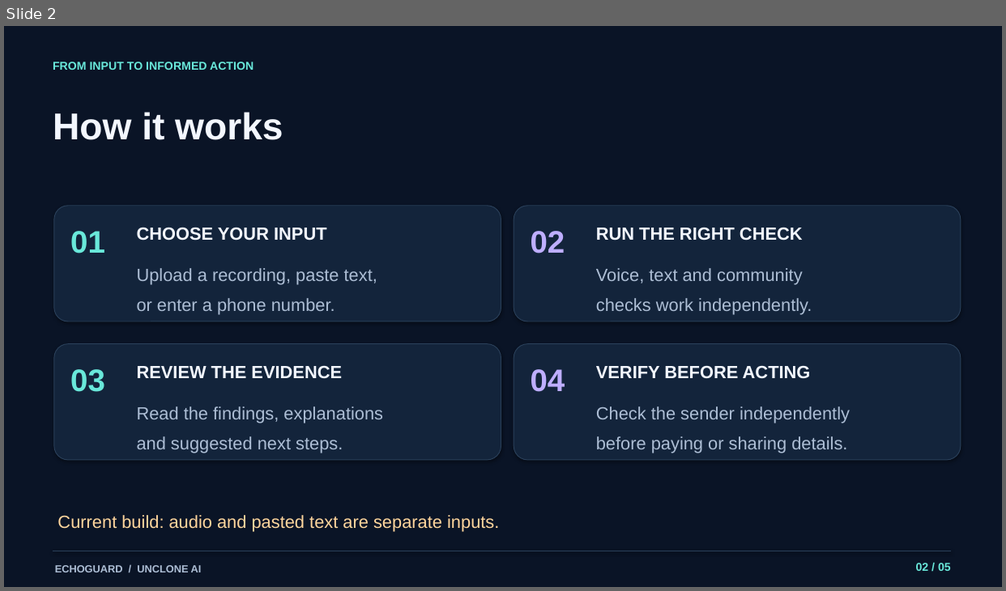
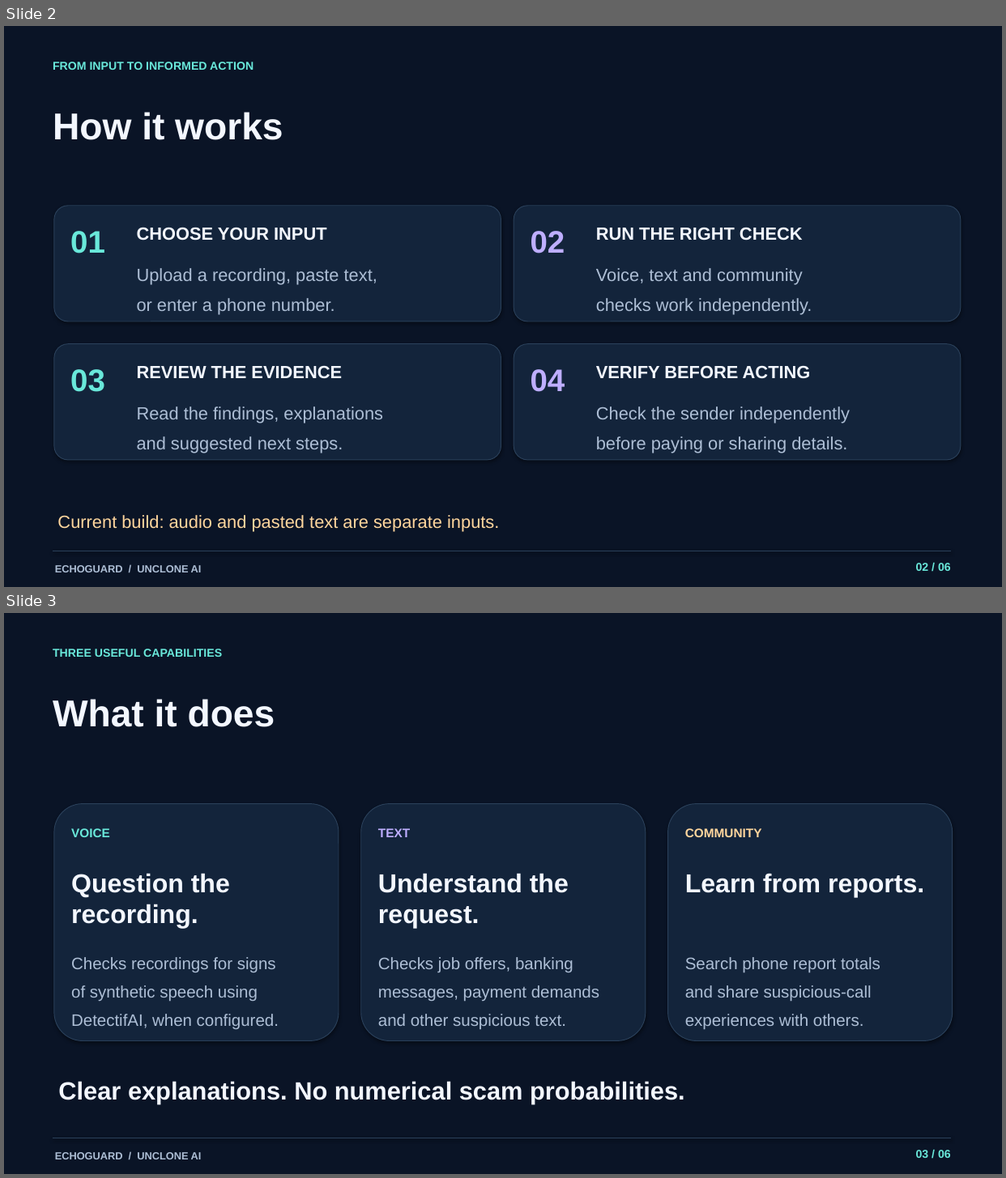
Before and after one commit to zeocrimson-boop/unclone-hackathon, a slide deck: presentation/EchoGuard.pptx. Shown one above the other, each under a label of ours: slide 2 before the commit, slides 2 and 3 after it. The pictures are 1006x591 and 1006x1178 pixels, drawn with LibreOffice and Linux fonts; fonts in the diff are those of the drawing. Boxes give left, top, right and bottom in pixels: in the first picture for what was removed or moved away, otherwise in the second. Text is boxed around its words. In the diff, an @@ line names an element or a change of style, - is before the commit and + after.

```diff
--- a/presentation/EchoGuard.pptx
+++ b/presentation/EchoGuard.pptx
@@ slide 3 added at box(4, 613, 1002, 1174), background #0A1426 @@
@@ text added at box(53, 649, 222, 657), 11 pt, text #69E8DA, bold @@
+THREE USEFUL CAPABILITIES
@@ text added at box(53, 699, 275, 727), 36 pt, text #F3F7FF, bold @@
+What it does
@@ rounded rectangle added at box(54, 804, 339, 1041), fill #13243B, outline #2A405A 0.75 pt @@
@@ rounded rectangle added at box(361, 804, 646, 1041), fill #13243B, outline #2A405A 0.75 pt @@
@@ rounded rectangle added at box(668, 804, 953, 1041), fill #13243B, outline #2A405A 0.75 pt @@
@@ text added at box(71, 828, 110, 837), 12 pt, text #69E8DA, bold @@
+VOICE
@@ text added at box(378, 828, 410, 837), 12 pt, text #BEAEFF, bold @@
+TEXT
@@ text added at box(685, 828, 762, 837), 12 pt, text #FFD69D, bold @@
+COMMUNITY
@@ text added at box(71, 873, 230, 929), 25 pt, text #F3F7FF, bold @@
+Question the recording.
@@ text added at box(378, 873, 569, 929), 25 pt, text #F3F7FF, bold @@
+Understand the request.
@@ text added at box(685, 873, 924, 897), 25 pt, text #F3F7FF, bold @@
+Learn from reports.
@@ text added at box(71, 957, 279, 1029), 16 pt, text #ADBED5 @@
+Checks recordings for signs
+of synthetic speech using
+DetectifAI, when configured.
@@ text added at box(378, 957, 599, 1029), 16 pt, text #ADBED5 @@
+Checks job offers, banking
+messages, payment demands
+and other suspicious text.
@@ text added at box(685, 957, 880, 1030), 16 pt, text #ADBED5 @@
+Search phone report totals
+and share suspicious-call
+experiences with others.
@@ text added at box(58, 1081, 685, 1105), 24 pt, text #F3F7FF, bold @@
+Clear explanations. No numerical scam probabilities.
@@ line added from (53, 1139) to (951, 1139), #2A405A 1.2 pt @@
@@ text added at box(55, 1152, 202, 1160), 10 pt, text #ADBED5, bold @@
+ECHOGUARD / UNCLONE AI
@@ text added at box(916, 1150, 951, 1158), 11 pt, text #69E8DA, bold @@
+03 / 06
```
Also in this commit, not shown: 4 other slides changed.
